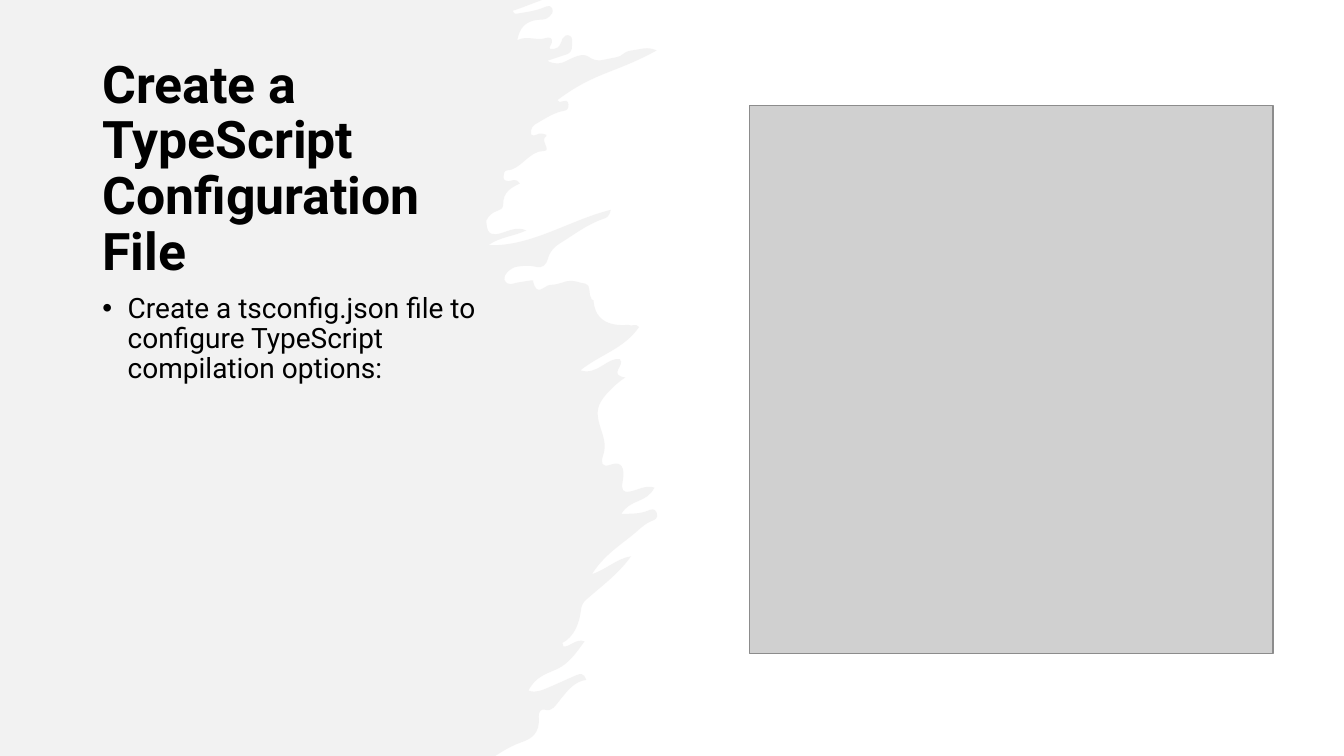
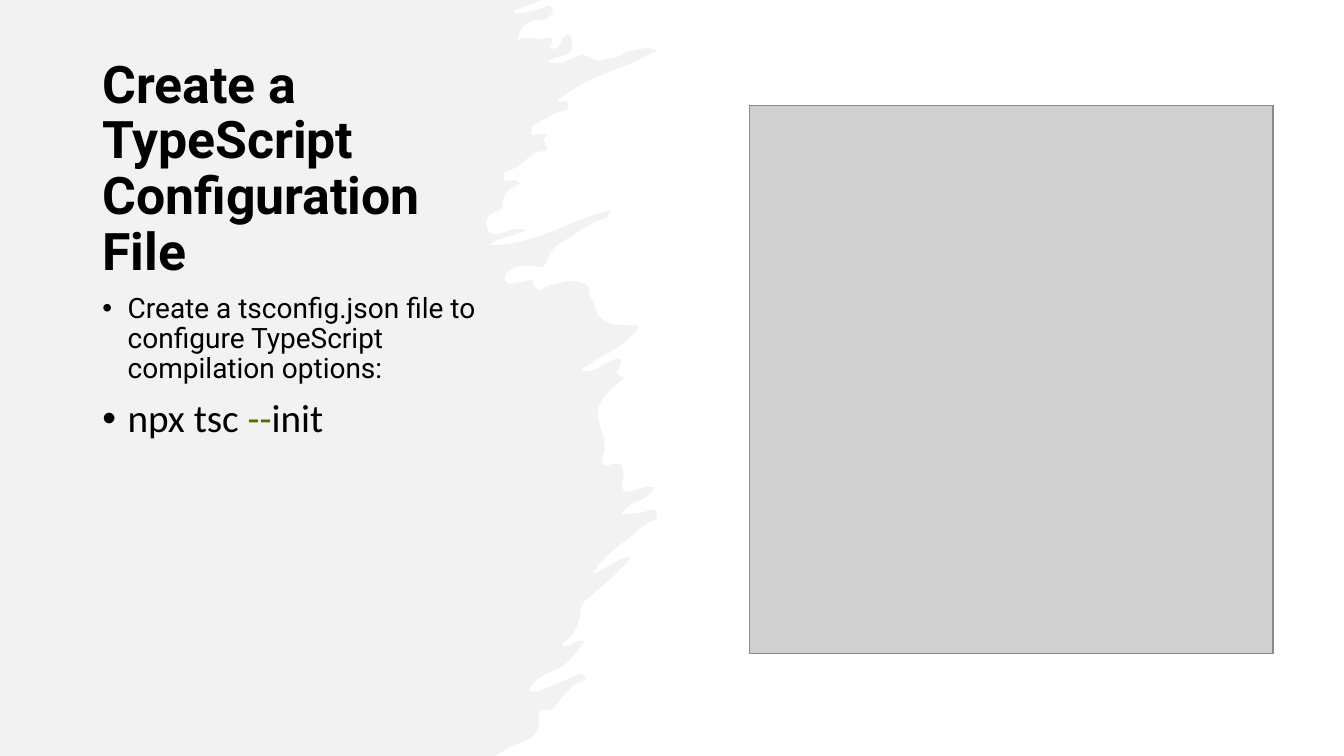
Before and after one commit to 1shaked/full-stack, a slide deck: slide 10 of 26ass/Node intro.pptx. Drawn at 1344x756 pixels with LibreOffice and Linux fonts; fonts in the diff are those of the drawing; grey boxes stand for pictures. Boxes give left, top, right and bottom in pixels: in the first picture for what was removed or moved away, otherwise in the second. Text is boxed around its words. In the diff, an @@ line names an element or a change of style, - is before the commit and + after.

```diff
--- a/26ass/Node intro.pptx
+++ b/26ass/Node intro.pptx
@@ text at [128,405,324,439]: paragraph added @@
+• npx tsc --init
```
Also in this commit, not shown: 11 other slides changed, 19 slides added, 31 other files.
